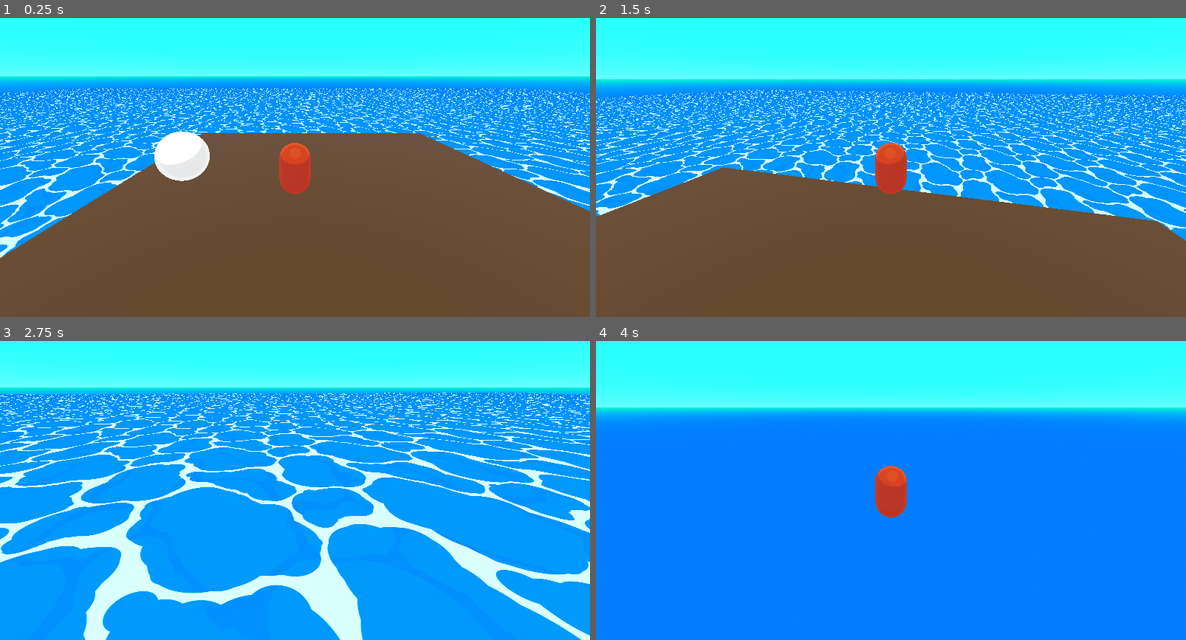
Above: before the commit, frames 1-4 (two rows, left to right).
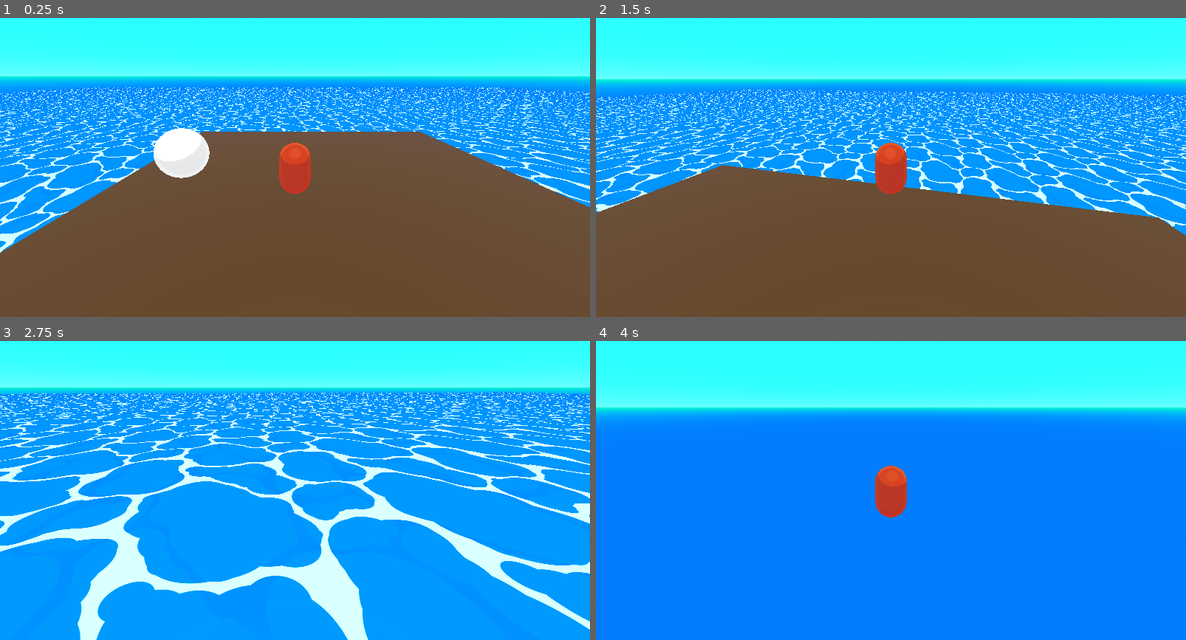
Above: after the commit, the same moments.

Repository: alizardguy/BoatGame
Game: Godot game, scene res://Scenes/Levels/debug_level.tscn
Two runs of this game, one before a commit and one after it. Both use one fixed random seed, a clock stepped at 60 frames per second and the inputs below.
Inputs (mouse positions are in pixels of both pictures, inside the frame that each line leads up to):
- Up to frame 1 (0.25 s): no input
- Up to frame 2 (1.5 s): tap Enter (ui_accept) at 0.5, 0.77 s; move the mouse to (920, 149) at 0.52 s; hold W (move_up) from 0.53 s (still down); move the mouse to (861, 152) at 1.27 s
- Up to frame 3 (2.75 s): keep holding W (move_up); tap Enter (ui_accept) at 1.52 s; move the mouse to (306, 469) at 2.02 s
- Up to frame 4 (4 s): keep holding W (move_up); move the mouse to (885, 478) at 2.77 s; tap Enter (ui_accept) at 3.02, 3.5, 3.77 s; move the mouse to (932, 478) at 3.52 s

The runs differ from the first frame. In frame 1, 7.9% of the frame differs, in the area x 0-100%, y 23-81%; in frame 2, 10%; in frame 3, 19%, in the area x 0-100%, y 17-100%; in frame 4, less than 0.1%.

Commit message:
fixed collider size in debug world

Diff:
--- a/src/Scenes/Levels/debug_level.tscn
+++ b/src/Scenes/Levels/debug_level.tscn
@@ -21,7 +21,7 @@
 size = Vector2(90, 90)
 
 [sub_resource type="BoxShape3D" id="BoxShape3D_gavk1"]
-size = Vector3(9, 0.5, 9)
+size = Vector3(8.945, 0.37, 8.945)
 
 [sub_resource type="ShaderMaterial" id="ShaderMaterial_f814p"]
 render_priority = 0
